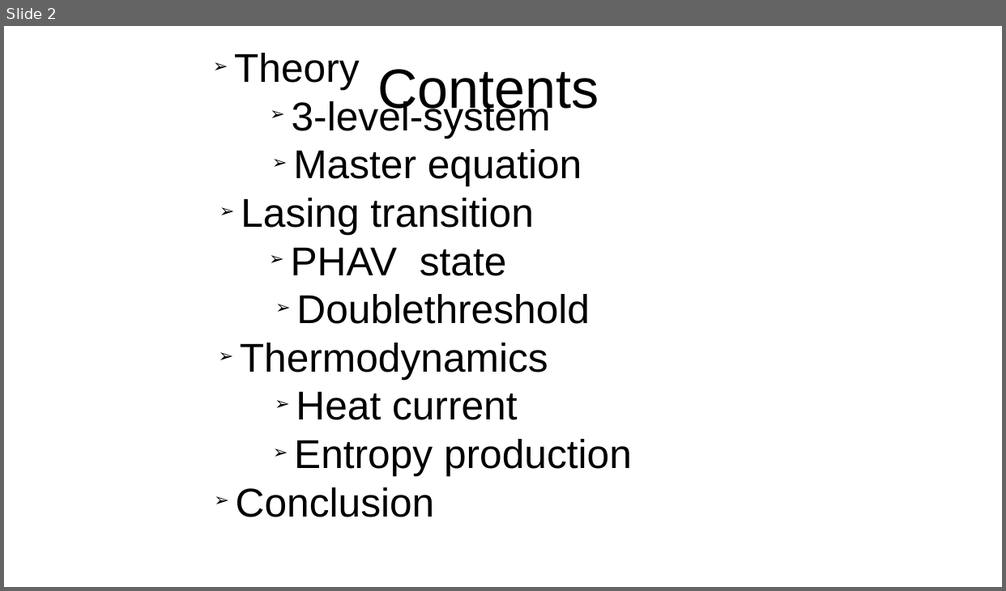
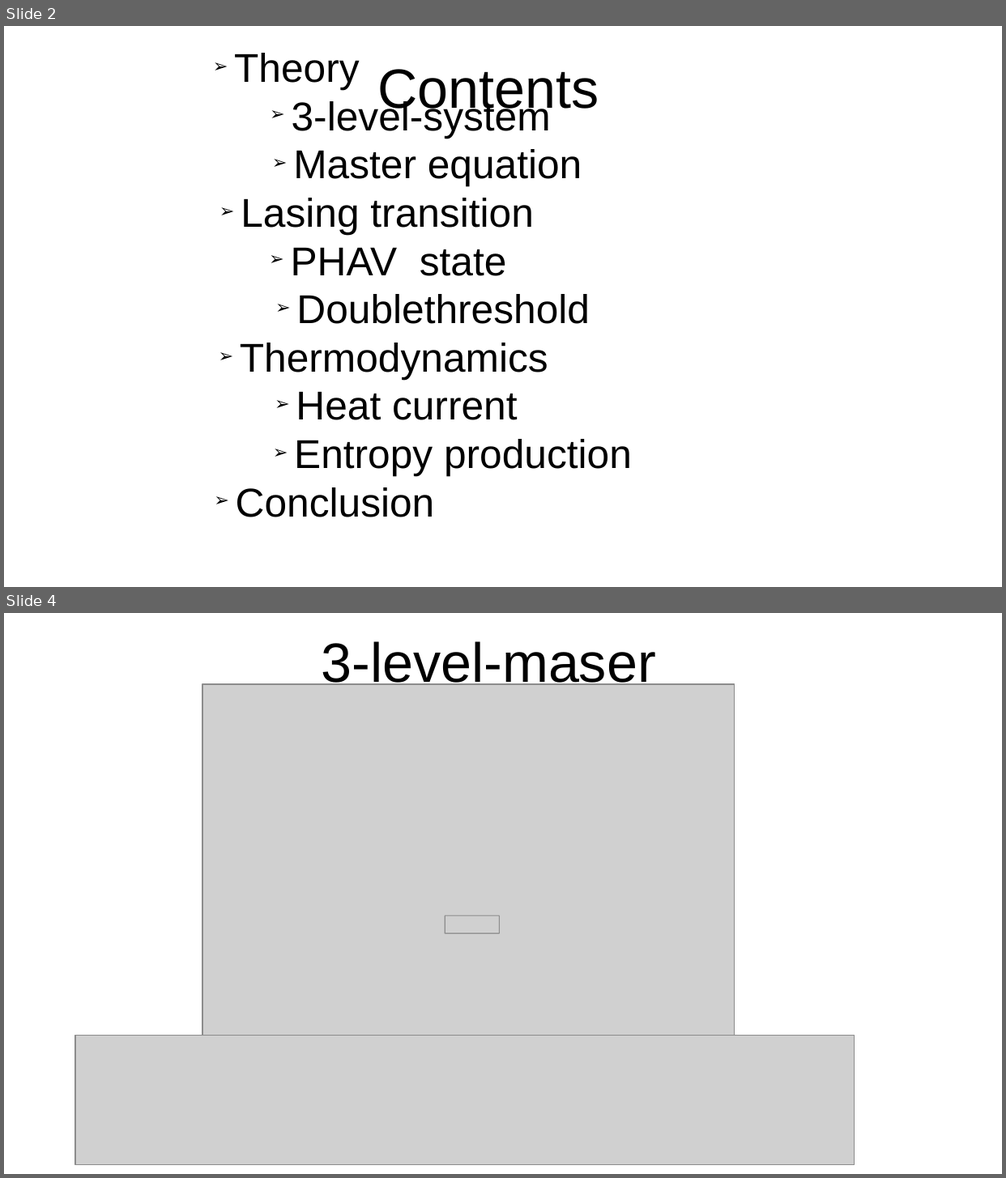
Before and after one commit to SanderStammbach/Sanders-Studium, a slide deck: Master-Projekt/Vortrag.odp. Shown one above the other, each under a label of ours: slide 2 before the commit, slides 2 and 4 after it; the slides between them are not shown. The pictures are 1006x591 and 1006x1178 pixels, drawn with LibreOffice and Linux fonts; fonts in the diff are those of the drawing; grey boxes stand for pictures; background and template pictures are left out. Boxes give left, top, right and bottom in pixels: in the first picture for what was removed or moved away, otherwise in the second. Text is boxed around its words. In the diff, an @@ line names an element or a change of style, - is before the commit and + after.

```diff
--- a/Master-Projekt/Vortrag.odp
+++ b/Master-Projekt/Vortrag.odp
@@ slide 4 added at box(4, 613, 1002, 1174), background picture (left out) @@
@@ title added at box(321, 641, 656, 692), 44 pt, text #000000 @@
+3-level-maser
@@ picture added at box(202, 684, 735, 1036) @@
@@ picture added at box(445, 917, 500, 935) @@
@@ picture added at box(75, 1036, 855, 1166) @@
```
Also in this commit, not shown: 4 slides changed, 1 other slide added, 1 slide removed, 2 other files.
